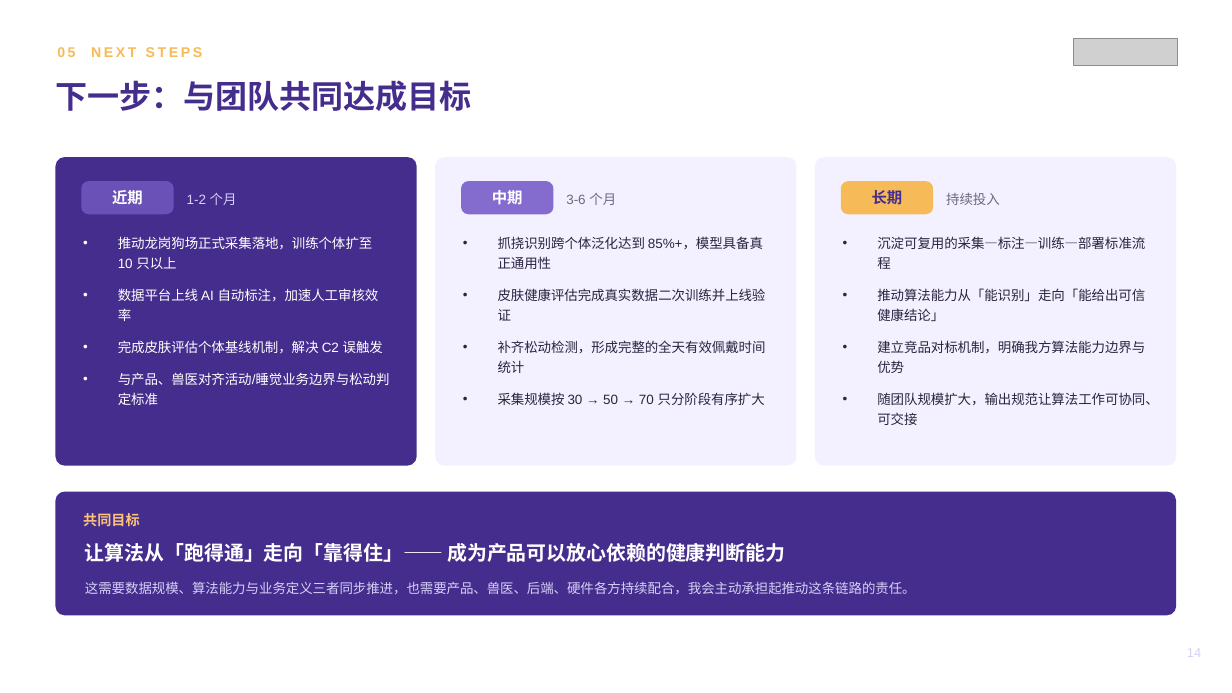
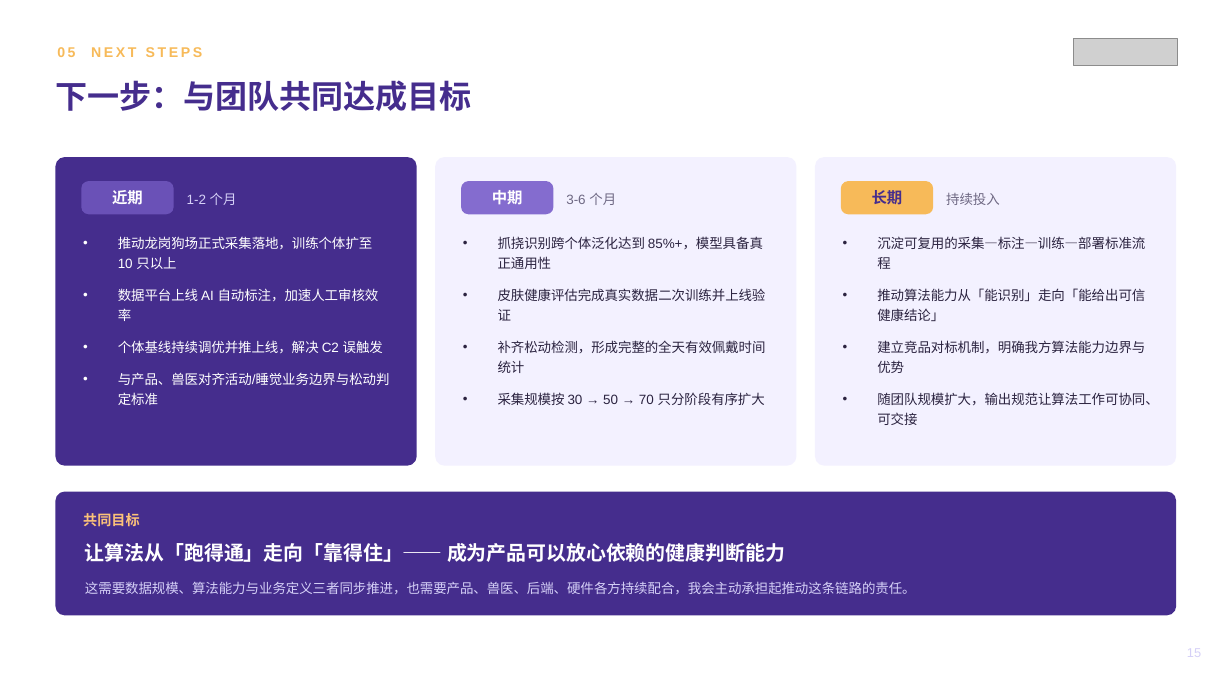
Before and after one commit to zhuyetuo/workplace_soft_skills, a slide deck: slide 15 of 转正述职/转正述职报告-朱业拓.pptx (slide 14 before the commit). Drawn at 1232x693 pixels with LibreOffice and Linux fonts; fonts in the diff are those of the drawing; grey boxes stand for pictures. Boxes give left, top, right and bottom in pixels: in the first picture for what was removed or moved away, otherwise in the second. Text is boxed around its words. In the diff, an @@ line names an element or a change of style, - is before the commit and + after.

```diff
--- a/转正述职/转正述职报告-朱业拓.pptx
+++ b/转正述职/转正述职报告-朱业拓.pptx
@@ text at [118,340,383,353]: text changed @@
-• 完成皮肤评估个体基线机制，解决 C2 误触发
+• 个体基线持续调优并推上线，解决 C2 误触发
@@ text at [1187,649,1201,657]: text changed @@
-14
+15
```
Also in this commit, not shown: 8 other slides changed, 2 slides added, 1 slide removed, 2 other files.
